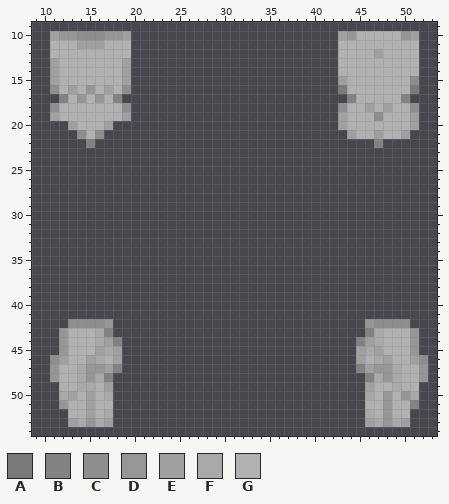
Two states of a pixel-art sprite, Resources/Textures/Mobs/Species/Vulpkanin/parts.rsi/torso_m.png. This is how it looked before the edit.
The file is 64x64 pixels. Colours within 5 levels of each other are drawn and written as one. Shown: x 9..53, y 9..54.
Palette (. is transparent): A #7a7a7a  B #828282  C #8e8e8e  D #969696  E #a0a0a0  F #a9a9a9  G #b1b1b1
And afterwards:
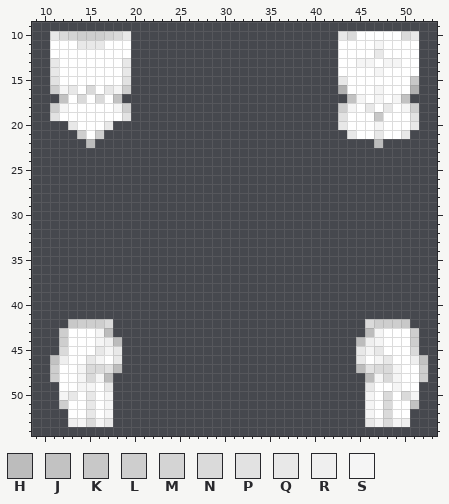
Colours new in this view: H #bcbcbc  J #c2c2c2  K #c8c8c8  L #cecece  M #d4d4d4  N #dadada  P #e2e2e2  Q #e8e8e8  R #efefef  S #f5f5f5
Edits made:
@@ palette @@
-A #7a7a7a
+A #b1b1b1
-G #b1b1b1
+G #ffffff
@@ x 9..53 @@
  9 .............................................
-10 ..EDDCCCDDE.......................EDGGGGGDE..
-11 ..GGGEEEGGG.......................GGGGGGGGG..
-12 ..GGGGGGGGG.......................GGGGEGGGG..
-13 ..EGGGGGGGE.......................GGGGGGGGG..
-14 ..EGGGGGGGE.......................GGGGGGGGG..
-15 ..EGGGGGGGE.......................EGGGGGGGC..
-16 ..CGEGDGEGC.......................AGGGGGGGA..
-17 ...BGDGDGB.........................BGGGGGB...
-18 ..CGGGGGGGC.......................CGGEGEGGC..
-19 ..EGGGGGGGE.......................EGGGCGGGE..
-20 ....EGGGE.........................EGGGGGGGE..
-21 .....CGC...........................EGGEGGE...
-22 ......B...............................B......
+10 ..QNMLLLMNQ.......................QNGGGGGNQ..
+11 ..GGGQQQGGG.......................GGGGSGGGG..
+12 ..GGGGGGGGG.......................GGGGQGGGG..
+13 ..QGGGGGGGQ.......................GGSSGSSGG..
+14 ..QGGGGGGGQ.......................GGGGSGGGG..
+15 ..PGGGGGGGP.......................QGGGGGGGK..
+16 ..LSQGNGQSL.......................AGGGSGGGA..
+17 ...JGNGNGJ.........................JSGSGSJ...
+18 ..LSGGGGGSL.......................LSGQGQGSL..
+19 ..PGGGGGGGP.......................PGGGKGGGP..
+20 ....QGGGQ.........................QGGGSGGGQ..
+21 .....LGL...........................QGGQGGQ...
+22 ......H...............................H......
 23 .............................................
@@ x 9..53 @@
 41 .............................................
-42 ....CCCCD............................DCCCC...
-43 ...DGGGFB............................BFGGGD..
-44 ...DGGGFEB..........................BEFGGGD..
-45 ...DGGGEFE..........................EFEGGGD..
-46 ..CEGGEFGE..........................EGFEGGEC.
-47 ..DGGFDDEB..........................BEDDFGGD.
-48 ..DGGFDFB............................BFDFGGD.
-49 ...GGFFGE............................EGGFGG..
-50 ...FEGEGF............................FGDGDF..
-51 ...DGGEGG............................GGDGGB..
-52 ....GGEGF............................FGDGG...
-53 ....EFDFE............................EFDFE...
+42 ....KLLLN............................NLLLK...
+43 ...LGGGSH............................HSGGGL..
+44 ...LGGGSRH..........................HRSGGGL..
+45 ...NGGGQSQ..........................QSQGGGN..
+46 ..JRGGQSGQ..........................QGSQGGRJ.
+47 ..LGGSNNPH..........................HPNNSGGL.
+48 ..LGGSNSH............................HSNSGGL.
+49 ...GGSSGQ............................QGGSGG..
+50 ...SQGQGS............................SGNGNS..
+51 ...LGGQGS............................SGNGGJ..
+52 ....GGQGS............................SGNGG...
+53 ....RSNSQ............................QSNSR...
 54 .............................................
Pixel boxes of the changes (left, top, right, bottom) in both pictures:
changed: (50, 31, 131, 148)
changed: (338, 31, 419, 148)
changed: (50, 319, 122, 427)
changed: (356, 319, 428, 427)
